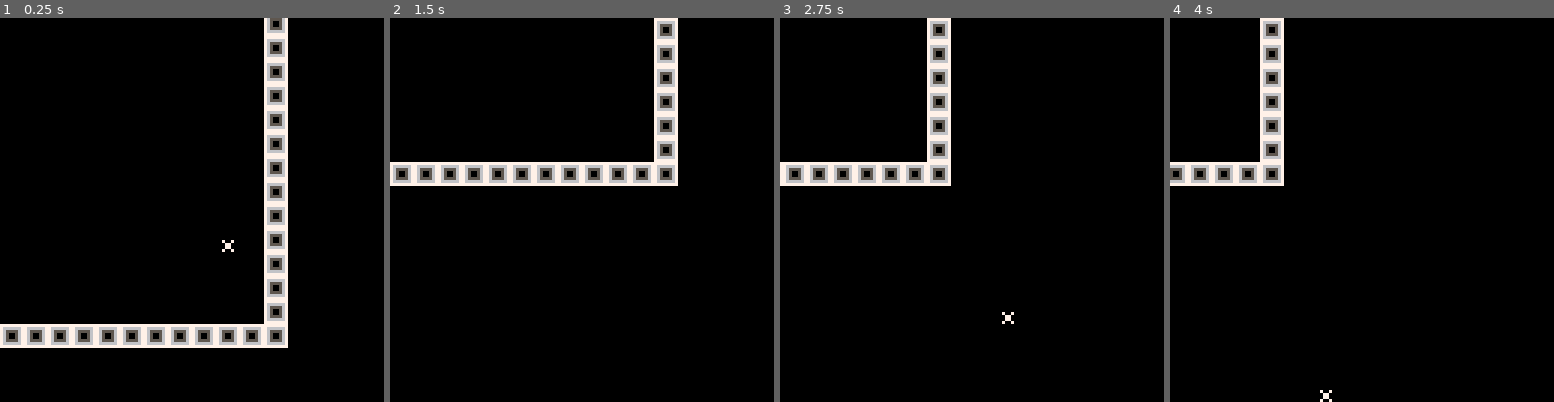
Above: before the commit, frames 1-4 (left to right).
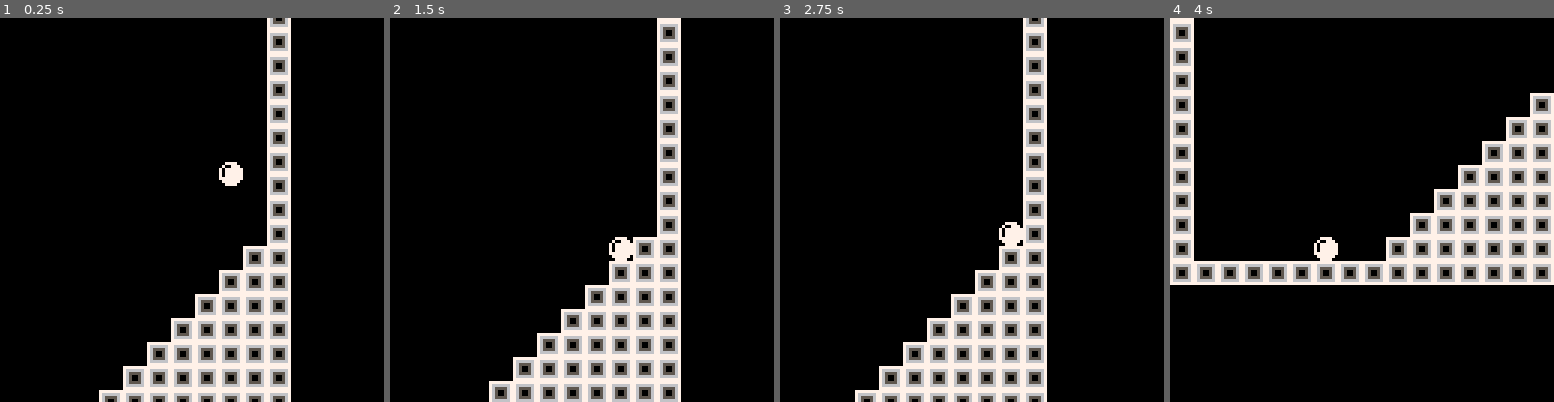
Above: after the commit, the same moments.

Repository: Theo-Fafet/ludum-dare-45
Game: PICO-8 cartridge ludum-dare-45.p8
Two runs of this game, one before a commit and one after it. Both use one fixed random seed, a clock stepped at 60 frames per second and the inputs below.
Inputs:
- Up to frame 1 (0.25 s): no input
- Up to frame 2 (1.5 s): no input
- Up to frame 3 (2.75 s): hold Right 1.6-2.1 s; hold Up 2.15-2.42 s; hold Right from 2.47 s (still down)
- Up to frame 4 (4 s): release Right at 3.03 s; hold Left 3.08-3.58 s; hold Down 3.63-3.97 s

The runs differ from the first frame. In frame 1, 17% of the frame differs, in the area x 0-76%, y 0-100%; in frame 2, 20%; in frame 3, 20%; in frame 4, 24%, in the area x 0-100%, y 0-100%.

Commit message:
Improved physics
- Better collision detection
- Check collision for box
- Example with player jump

fixme:
- Player is pushed back when running into a wall (to the right)

Diff:
--- a/ludum-dare-45.p8
+++ b/ludum-dare-45.p8
@@ -27,19 +27,22 @@
 
     function init_player()
 		player={
-            body=new_body(128, 128, 8, 8)
+            body=new_body(128, 128, 7, 7),
+			cols={b=false,l=false,r=false,t=false}
         }
 	end
 
     function update_player()
 		move_player()
+		check_cols(player.body.box, player.cols)
 	end
 
     function move_player()
         dx=(btn(0) and-1 or 0)+(btn(1) and 1 or 0)
-		dy=(btn(2) and-1 or 0)+(btn(3) and 1 or 0)
-        player.body.speed.x += dx
-        player.body.speed.y += dy*2
+        player.body.speed.x += dx*1.5
+		if (btnp(2) and player.cols.b) then
+        	player.body.speed.y += -10
+		end
     end
 
     function draw_player()
@@ -115,8 +118,8 @@
 		if(dx==0 and dy==0) return b
 		newb=cpy(b)
 		if(fm==nil) fm=col_free_move(b,dx,dy)
-		if fm.x then newb.l+=dx newb.r+=dx end
-		if fm.y then newb.t+=dy newb.b+=dy end
+		newb.l+=fm.x newb.r+=fm.x
+		newb.t+=fm.y newb.b+=fm.y
 		for x=b.l,b.r,1 do
 			for y=b.t,b.b,1 do
 				col_map[x.." "..y]=nil
@@ -145,29 +148,76 @@
 	end
 
 	function col_free_move(b,dx,dy)
-		fm={x=true,y=true}
-		if dx !=0 then
-			if(dx>0) x=b.r+1
-			if(dx<0) x=b.l-1
+		fm={x=dx,y=dy}
+		f={x=false,y=false}
+		if(dx>0.1) x=b.r+dx
+		if(dx<-0.1) x=b.l+dx
+		while true do
+			if abs(fm.x)<=0 then break end
+			if f.x then break end
 			for y=b.t,b.b,1 do
-				fm.x=(col_get_point(x,y,0)==nil)
-				if(not fm.x) break
-			end
-		end
-		if dy !=0 then
-			if(dy>0) y=b.b+1
-			if(dy<0) y=b.t-1
+				f.x=(col_get_point(x,y,0)==nil)
+				if not f.x then break end
+			end
+			if abs(fm.x)<=0 then break end
+			if f.x then break end
+			x-=sgn(dx)*0.1
+			fm.x-=sgn(dx)*0.1
+		end
+		if(dy>0.1) y=b.b+dy
+		if(dy<-0.1) y=b.t+dy
+		while true do
+			if abs(fm.y)<=0 then break end
+			if f.y then break end
 			for x=b.l,b.r,1 do
-				fm.y=(col_get_point(x,y,0)==nil)
-				if(not fm.y) break
-			end
-		end
-		if(dx!=0 and dy!=0 and fm.x and fm.y)then
-			if(dx>0)then x=b.r+1 else x=b.l-1 end
-			if(dy>0)then y=b.b+1 else y=b.t-1 end
-			if(col_get_point(x,y,0) !=nil) return {x=false,y=false}
+				f.y=(col_get_point(x,y,0)==nil)
+				if not f.y then break end
+			end
+			if abs(fm.y)<=0 then break end
+			if f.y then break end
+			y-=sgn(dy)*0.1
+			fm.y-=sgn(dy)*0.1
+		end
+		if abs(fm.x)>0 and abs(fm.y)>0 then
+			if(fm.x>0)then x=b.r+fm.x else x=b.l+fm.x end
+			if(fm.y>0)then y=b.b+fm.y else y=b.t+fm.y end
+			while true do
+				if(col_get_point(x,y,0)==nil) return fm
+				if (sgn(dx)*fm.x<=0 or sgn(dy)*fm.y<=0) return {x=0,y=0}
+				x-=sgn(dx)*dx*0.1
+				y-=sgn(dy)*dy*0.1
+				fm.x-=sgn(dx)*dx*0.1
+				fm.y-=sgn(dy)*dy*0.1
+			end
 		end
 		return fm
+	end
+
+	function new_check_cols()
+		return {b=false, l=false, r=false, t=false}
+	end
+
+	function check_cols(b, c)
+		y=b.t-1
+		for x=b.l,b.r,1 do
+			c.t=col_get_point(x,y,0)
+			if(c.b) break
+		end
+		y=b.b+1
+		for x=b.l,b.r,1 do
+			c.b=col_get_point(x,y,0)
+			if(c.b) break
+		end
+		x=b.l-1
+		for y=b.t,b.b,1 do
+			c.l=col_get_point(x,y,0)
+			if(c.l) break
+		end
+		x=b.r+1
+		for y=b.t,b.b,1 do
+			c.r=col_get_point(x,y,0)
+			if(c.r) break
+		end
 	end
 
 --> PHYSICS
@@ -194,17 +244,16 @@
 	end
 
     function friction(body)
-        body.speed.x *= 0.8
+        if (abs(body.speed.x)>0) body.speed.x *= 0.8
+        if (abs(body.speed.x)>7) body.speed.x = sgn(body.speed.x)*7
+        if (abs(body.speed.y)>7) body.speed.y = sgn(body.speed.y)*7
     end
 
 	function move_body(b)
-		--if(not is_in_box(b.box.l,b.box.t,box(cam.x-8,cam.y-8,135,135))) return
-		fm=col_free_move(b.box, b.speed.x*2, b.speed.y*2)
-		fm.x=fm.x and not (b.box.l<0 and b.speed.x<0 or b.box.r>=1023 and b.speed.x>0)
-		fm.y=fm.y and not (b.box.t<=0 and b.speed.y<0 or b.box.b>=255 and b.speed.y>0)
-		if not fm.x then b.speed.x = 0 end
-		if not fm.y then b.speed.y = 0 end
-		b.box=col_move_box(b.box,b.speed.x*0.5,b.speed.y*0.5,fm)
+		fm=col_free_move(b.box, b.speed.x, b.speed.y)
+		b.speed.x = fm.x
+		b.speed.y = fm.y
+		b.box=col_move_box(b.box,fm.x,fm.y, fm)
 	end
 
 -->8
@@ -286,16 +335,16 @@
 
 
 __gfx__
-00000000777777770000000000000000000000000000000000000000000000000000000000000000000000000000000000000000000000000000000000000000
-00000000766666670000000000000000000000000000000000000000000000000000000000000000000000000000000000000000000000000000000000000000
-00700700765555670000000000000000000000000000000000000000000000000000000000000000000000000000000000000000000000000000000000000000
-00077000765005670000000000000000000000000000000000000000000000000000000000000000000000000000000000000000000000000000000000000000
-00077000765005670000000000000000000000000000000000000000000000000000000000000000000000000000000000000000000000000000000000000000
-00700700765555670000000000000000000000000000000000000000000000000000000000000000000000000000000000000000000000000000000000000000
-00000000766666670000000000000000000000000000000000000000000000000000000000000000000000000000000000000000000000000000000000000000
-00000000777777770000000000000000000000000000000000000000000000000000000000000000000000000000000000000000000000000000000000000000
+00777700777777770000000000000000000000000000000000000000000000000000000000000000000000000000000000000000000000000000000000000000
+07007770766666670000000000000000000000000000000000000000000000000000000000000000000000000000000000000000000000000000000000000000
+70777777765555670000000000000000000000000000000000000000000000000000000000000000000000000000000000000000000000000000000000000000
+70777777765005670000000000000000000000000000000000000000000000000000000000000000000000000000000000000000000000000000000000000000
+70777777765005670000000000000000000000000000000000000000000000000000000000000000000000000000000000000000000000000000000000000000
+77777777765555670000000000000000000000000000000000000000000000000000000000000000000000000000000000000000000000000000000000000000
+07777770766666670000000000000000000000000000000000000000000000000000000000000000000000000000000000000000000000000000000000000000
+00777700777777770000000000000000000000000000000000000000000000000000000000000000000000000000000000000000000000000000000000000000
 __gff__
-00ff000000000000000000000000000000000000000000000000000000000000000000000000000000000000000000000000000000000000000000000000000000000000000000000000000000000000000000000000000000000000000000000000000000000000000000000000000000000000000000000000000000000000
+0001000000000000000000000000000000000000000000000000000000000000000000000000000000000000000000000000000000000000000000000000000000000000000000000000000000000000000000000000000000000000000000000000000000000000000000000000000000000000000000000000000000000000
 0000000000000000000000000000000000000000000000000000000000000000000000000000000000000000000000000000000000000000000000000000000000000000000000000000000000000000000000000000000000000000000000000000000000000000000000000000000000000000000000000000000000000000
 __map__
 0101010101010101010101010101010101010100000000000000000000000000000000000000000000000000000000000000000000000000000000000000000000000000000000000000000000000000000000000000000000000000000000000000000000000000000000000000000000000000000000000000000000000000
@@ -311,13 +360,13 @@
 0100000000000000000000000000000000000100000000000000000000000000000000000000000000000000000000000000000000000000000000000000000000000000000000000000000000000000000000000000000000000000000000000000000000000000000000000000000000000000000000000000000000000000
 0100000000000000000000000000000000000100000000000000000000000000000000000000000000000000000000000000000000000000000000000000000000000000000000000000000000000000000000000000000000000000000000000000000000000000000000000000000000000000000000000000000000000000
 0100000000000000000000000000000000000100000000000000000000000000000000000000000000000000000000000000000000000000000000000000000000000000000000000000000000000000000000000000000000000000000000000000000000000000000000000000000000000000000000000000000000000000
-0100000000000000000000000000000000000100000000000000000000000000000000000000000000000000000000000000000000000000000000000000000000000000000000000000000000000000000000000000000000000000000000000000000000000000000000000000000000000000000000000000000000000000
-0100000000000000000000000000000000000100000000000000000000000000000000000000000000000000000000000000000000000000000000000000000000000000000000000000000000000000000000000000000000000000000000000000000000000000000000000000000000000000000000000000000000000000
-0100000000000000000000000000000000000100000000000000000000000000000000000000000000000000000000000000000000000000000000000000000000000000000000000000000000000000000000000000000000000000000000000000000000000000000000000000000000000000000000000000000000000000
-0100000000000000000000000000000000000100000000000000000000000000000000000000000000000000000000000000000000000000000000000000000000000000000000000000000000000000000000000000000000000000000000000000000000000000000000000000000000000000000000000000000000000000
-0100000000000000000000000000000000000100000000000000000000000000000000000000000000000000000000000000000000000000000000000000000000000000000000000000000000000000000000000000000000000000000000000000000000000000000000000000000000000000000000000000000000000000
-0100000000000000000000000000000000000100000000000000000000000000000000000000000000000000000000000000000000000000000000000000000000000000000000000000000000000000000000000000000000000000000000000000000000000000000000000000000000000000000000000000000000000000
-0100000000000000000000000000000000000100000000000000000000000000000000000000000000000000000000000000000000000000000000000000000000000000000000000000000000000000000000000000000000000000000000000000000000000000000000000000000000000000000000000000000000000000
-0100000000000000000000000000000000000100000000000000000000000000000000000000000000000000000000000000000000000000000000000000000000000000000000000000000000000000000000000000000000000000000000000000000000000000000000000000000000000000000000000000000000000000
-0100000000000000000000000000000000000100000000000000000000000000000000000000000000000000000000000000000000000000000000000000000000000000000000000000000000000000000000000000000000000000000000000000000000000000000000000000000000000000000000000000000000000000
+0100000000000000000000000000000000010100000000000000000000000000000000000000000000000000000000000000000000000000000000000000000000000000000000000000000000000000000000000000000000000000000000000000000000000000000000000000000000000000000000000000000000000000
+0100000000000000000000000000000001010100000000000000000000000000000000000000000000000000000000000000000000000000000000000000000000000000000000000000000000000000000000000000000000000000000000000000000000000000000000000000000000000000000000000000000000000000
+0100000000000000000000000000000101010100000000000000000000000000000000000000000000000000000000000000000000000000000000000000000000000000000000000000000000000000000000000000000000000000000000000000000000000000000000000000000000000000000000000000000000000000
+0100000000000000000000000000010101010100000000000000000000000000000000000000000000000000000000000000000000000000000000000000000000000000000000000000000000000000000000000000000000000000000000000000000000000000000000000000000000000000000000000000000000000000
+0100000000000000000000000001010101010100000000000000000000000000000000000000000000000000000000000000000000000000000000000000000000000000000000000000000000000000000000000000000000000000000000000000000000000000000000000000000000000000000000000000000000000000
+0100000000000000000000000101010101010100000000000000000000000000000000000000000000000000000000000000000000000000000000000000000000000000000000000000000000000000000000000000000000000000000000000000000000000000000000000000000000000000000000000000000000000000
+0100000000000000000000010101010101010100000000000000000000000000000000000000000000000000000000000000000000000000000000000000000000000000000000000000000000000000000000000000000000000000000000000000000000000000000000000000000000000000000000000000000000000000
+0100000000000000000001010101010101010100000000000000000000000000000000000000000000000000000000000000000000000000000000000000000000000000000000000000000000000000000000000000000000000000000000000000000000000000000000000000000000000000000000000000000000000000
+0100000000000000000101010101010101010100000000000000000000000000000000000000000000000000000000000000000000000000000000000000000000000000000000000000000000000000000000000000000000000000000000000000000000000000000000000000000000000000000000000000000000000000
 0101010101010101010101010101010101010100000000000000000000000000000000000000000000000000000000000000000000000000000000000000000000000000000000000000000000000000000000000000000000000000000000000000000000000000000000000000000000000000000000000000000000000000
